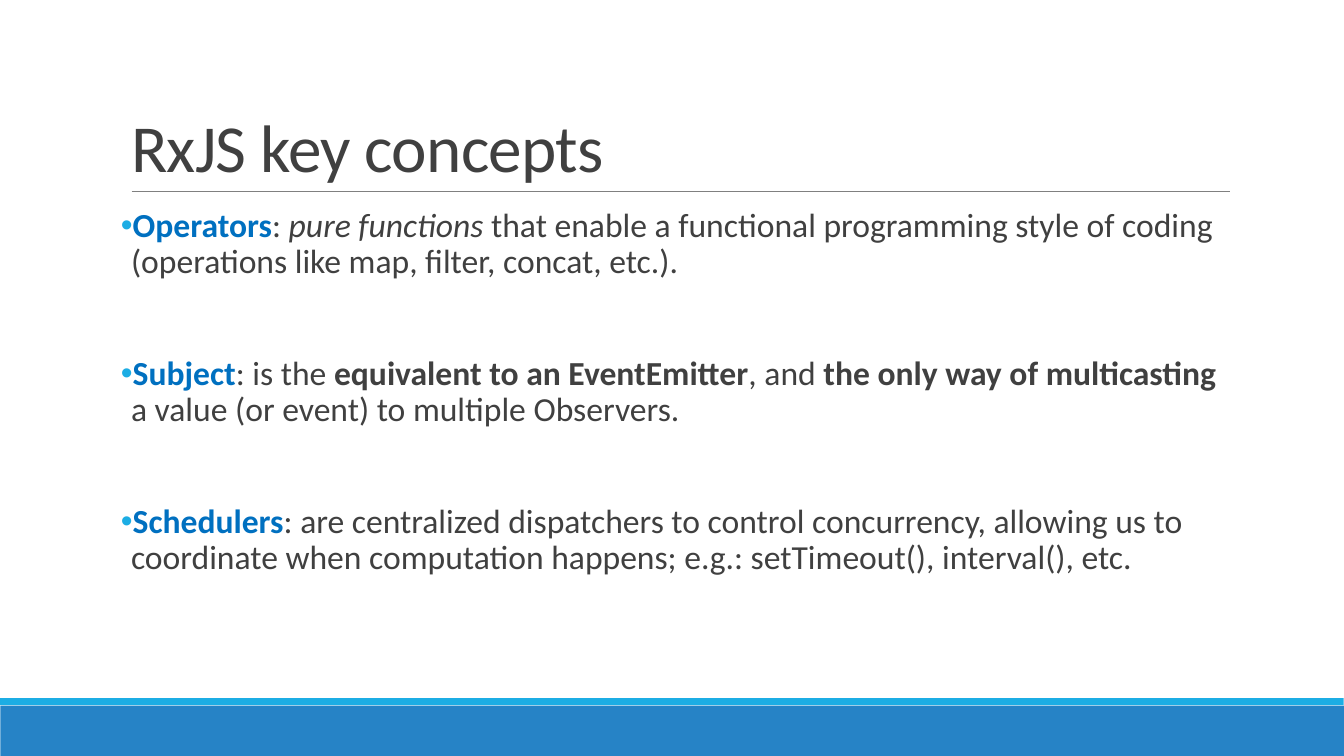
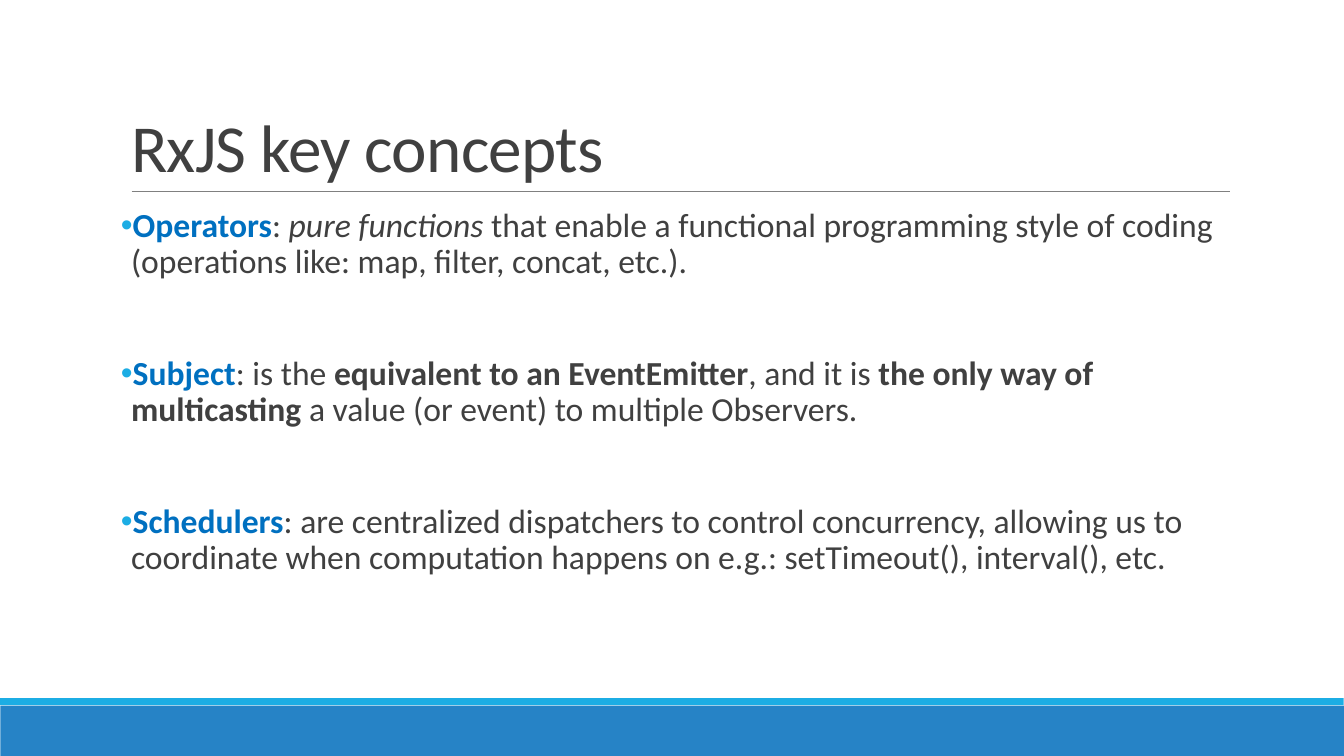
Before and after one commit to AGiorgetti/rxjs101, a slide deck: slide 13 of ReactiveProgramming_RxJS.pptx (slide 12 before the commit). Drawn at 1344x756 pixels with LibreOffice and Linux fonts; fonts in the diff are those of the drawing. Boxes give left, top, right and bottom in pixels: in the first picture for what was removed or moved away, otherwise in the second. Text is boxed around its words. In the diff, an @@ line names an element or a change of style, - is before the commit and + after.

```diff
--- a/ReactiveProgramming_RxJS.pptx
+++ b/ReactiveProgramming_RxJS.pptx
@@ text at (131,213,1212,575): text changed @@
-• Operators: pure functions that enable a functional programming style of coding (operations like map, filter, concat, etc.).
-• Subject: is the equivalent to an EventEmitter, and the only way of multicasting a value (or event) to multiple Observers.
-• Schedulers: are centralized dispatchers to control concurrency, allowing us to coordinate when computation happens; e.g.: setTimeout(), interval(), etc.
+• Operators: pure functions that enable a functional programming style of coding (operations like: map, filter, concat, etc.).
+• Subject: is the equivalent to an EventEmitter, and it is the only way of multicasting a value (or event) to multiple Observers.
+• Schedulers: are centralized dispatchers to control concurrency, allowing us to coordinate when computation happens on e.g.: setTimeout(), interval(), etc.
```
Also in this commit, not shown: 9 other slides changed, 2 slides added, 1 slide removed, 19 other files.
